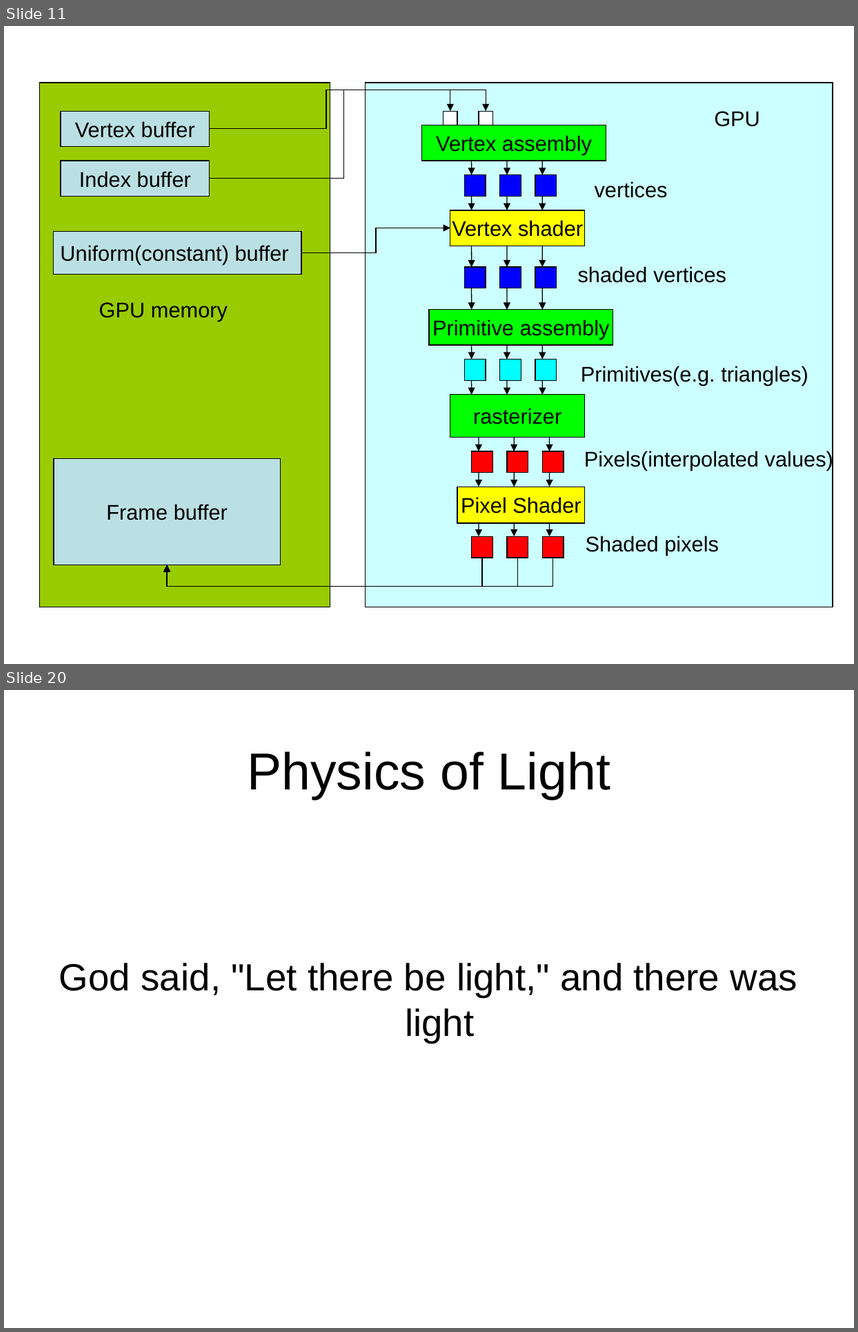
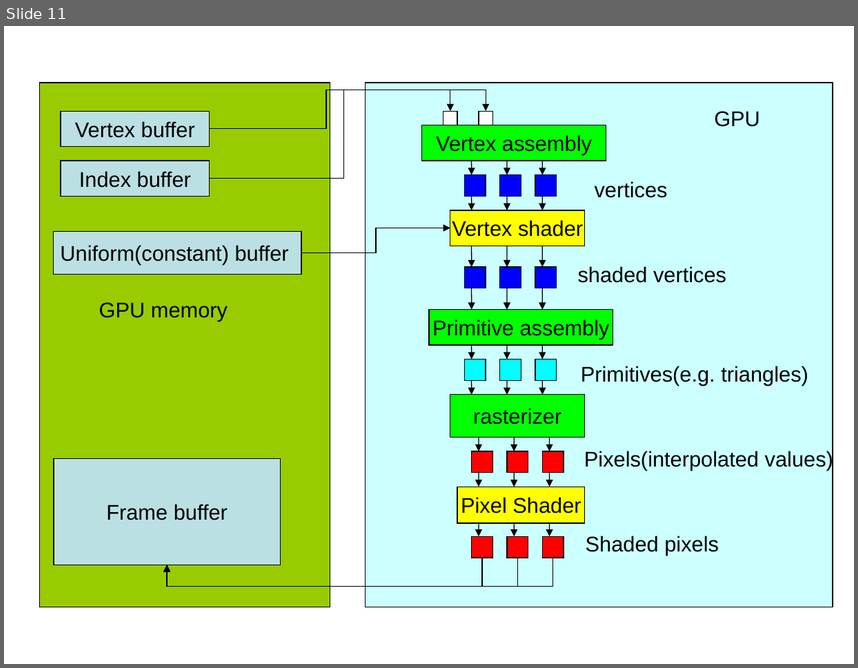
Before and after one commit to ianslayer/gpu_course, a slide deck: course5/course5.ppt. Shown one above the other, each under a label of ours: slides 11 and 20 before the commit, slide 11 after it; the slides between them are not shown. The pictures are 858x1332 and 858x668 pixels, drawn with LibreOffice and Linux fonts; fonts in the diff are those of the drawing. Boxes give left, top, right and bottom in pixels: in the first picture for what was removed or moved away, otherwise in the second. Text is boxed around its words. In the diff, an @@ line names an element or a change of style, - is before the commit and + after.

```diff
--- a/course5/course5.ppt
+++ b/course5/course5.ppt
@@ slide 20 removed at [4, 690, 854, 1328], background #FFFFFF @@
@@ title removed at [247, 751, 611, 799] @@
-Physics of Light
@@ text removed at [59, 963, 797, 1043] @@
-God said, "Let there be light," and there was light
```
Also in this commit, not shown: 1 slide changed, 6 other slides removed, 2 other files.
